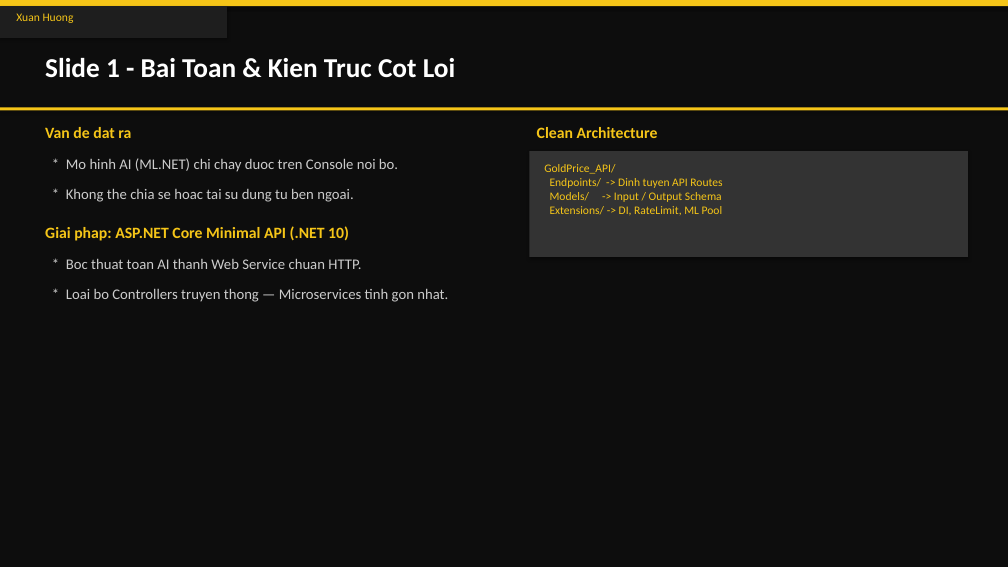
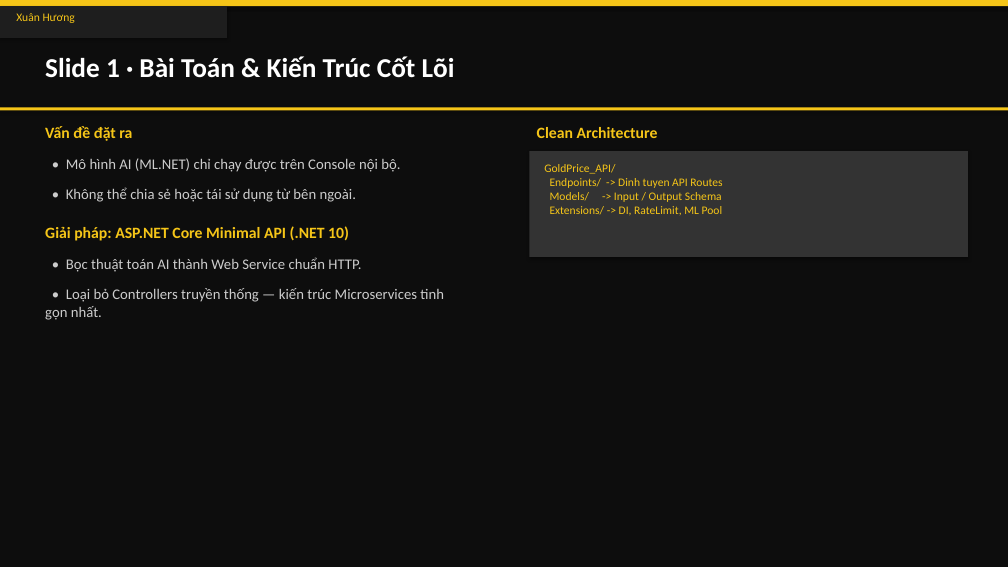
Before and after one commit to ThanhTrunggDEV/Group3, a slide deck: slide 2 of X-AURUM_Presentation.pptx. Drawn at 1008x567 pixels with LibreOffice and Linux fonts; fonts in the diff are those of the drawing. Boxes give left, top, right and bottom in pixels: in the first picture for what was removed or moved away, otherwise in the second. Text is boxed around its words. In the diff, an @@ line names an element or a change of style, - is before the commit and + after.

```diff
--- a/X-AURUM_Presentation.pptx
+++ b/X-AURUM_Presentation.pptx
@@ text at box(16, 13, 75, 23): text changed @@
-Xuan Huong
+Xuân Hương
@@ text at box(45, 56, 455, 78): text changed @@
-Slide 1 - Bai Toan & Kien Truc Cot Loi
+Slide 1 · Bài Toán & Kiến Trúc Cốt Lõi
@@ text at box(45, 126, 132, 141): text changed @@
-Van de dat ra
+Vấn đề đặt ra
@@ text at box(66, 158, 400, 172): text changed @@
-* Mo hinh AI (ML.NET) chi chay duoc tren Console noi bo.
+• Mô hình AI (ML.NET) chỉ chạy được trên Console nội bộ.
@@ text at box(66, 187, 356, 202): text changed @@
-* Khong the chia se hoac tai su dung tu ben ngoai.
+• Không thể chia sẻ hoặc tái sử dụng từ bên ngoài.
@@ text at box(45, 226, 349, 241): text changed @@
-Giai phap: ASP.NET Core Minimal API (.NET 10)
+Giải pháp: ASP.NET Core Minimal API (.NET 10)
@@ text at box(66, 257, 361, 272): text changed @@
-* Boc thuat toan AI thanh Web Service chuan HTTP.
+• Bọc thuật toán AI thành Web Service chuẩn HTTP.
@@ text at box(45, 288, 444, 320): text changed @@
-* Loai bo Controllers truyen thong — Microservices tinh gon nhat.
+• Loại bỏ Controllers truyền thống — kiến trúc Microservices tinh gọn nhất.
```
Also in this commit, not shown: 13 other slides changed, 1 other file.
